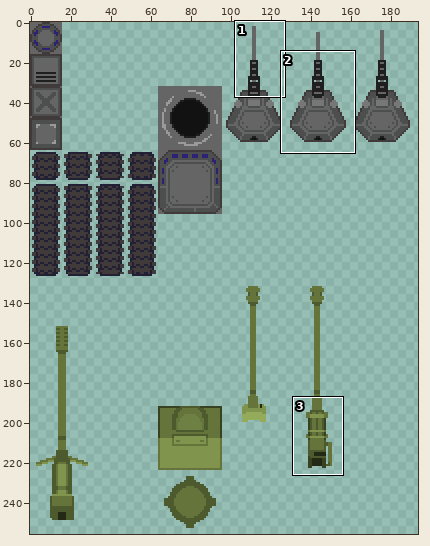
One commit to this sprite sheet: assets/blocks.png. The first picture is a wide view before the edit; the outline marks the close-up.
Close-up. Before the commit:
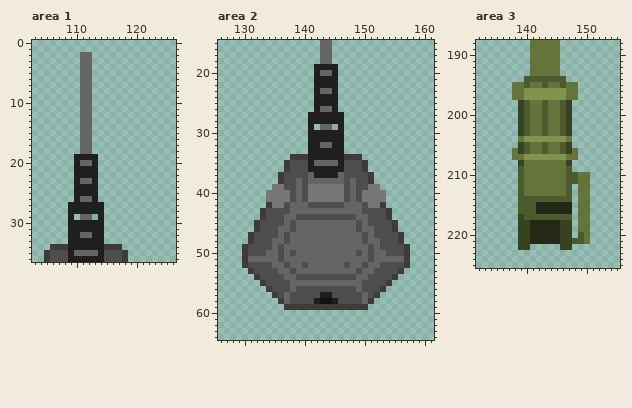
The file is 256x256 pixels. Colours within 5 levels of each other are drawn and written as one. Shown: area 1: x 103..126, y 0..36; area 2: x 126..161, y 15..64; area 3: x 132..155, y 188..225. The wide view leaves out empty margins. The commit also changed other parts of the picture, which this record leaves out.
After the commit:
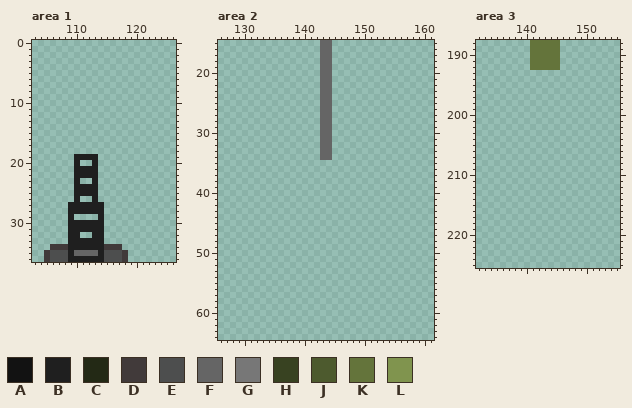
Palette (. is transparent): A #121212  B #1f1f1f  C #232915  D #413a3a  E #4d4e4e  F #656565  G #777777  H #384221  J #4d5a2e  K #64743b  L #80944e
Change:
Area 1:
y 2..18: x 111..112 FF -> ..
y 20: x 111..112 FF -> ..
y 23: x 111..112 FF -> ..
y 26: x 111..112 FF -> ..
y 29: x 111..112 FF -> ..
y 32: x 111..112 FF -> ..
Area 2:
y 19: x 142..145 BBBB -> .FF.
y 20: x 142 B -> .; x 145 B -> .
y 21..22: x 142..145 BBBB -> .FF.
y 23: x 142 B -> .; x 145 B -> .
y 24..25: x 142..145 BBBB -> .FF.
y 26: x 142 B -> .; x 145 B -> .
y 27..28: x 141..146 BBBBBB -> ..FF..
y 29: x 141 B -> .; x 146 B -> .
y 30..31: x 141..146 BBBBBB -> ..FF..
y 32: x 141..142 BB -> ..; x 145..146 BB -> ..
y 33: x 141..146 BBBBBB -> ..FF..
y 34: x 138..149 DDDBBBBBBDDD -> .....FF.....
y 35: x 137..150 DEEEBFFFFBEEED -> ..............
y 36: x 137..150 DEEEBBBBBBEEED -> ..............
y 37: x 136..151 DEEEEFBBBBFEEEED -> ................
y 38: x 136..151 DEEFEFFFFFFEFEED -> ................
y 39: x 135..152 GGEEFEGGGGGGEFEEGG -> ..................
y 40..41: x 134..153 GGGGEFEGGGGGGEFEGGGG -> ....................
y 42: x 134..153 DGGEFFFEEEEEEFFFEGGD -> ....................
y 43: x 133..154 DEEEEFFFFFFFFFFFFEEEED -> ......................
y 44: x 133..154 DEEEFFEEEEEEEEEEFFEEED -> ......................
y 45: x 132..155 DEEEEFEFFFFFFFFFFEFEEEED -> ........................
y 46: x 132..155 DEEEFFEFFFFFFFFFFEFFEEED -> ........................
y 47: x 131..156 DEEEEFEFFFFFFFFFFFFEFEEEED -> ..........................
y 48: x 131..156 DEEEFFEFFFFFFFFFFFFEFFEEED -> ..........................
y 49: x 130..157 DEEEEFEFFFFFFFFFFFFFFEFEEEED -> ............................
y 50: x 130..157 DEEEFFEFEFFFFFFFFFFEFEFFEEED -> ............................
y 51: x 130..157 DFFFFFEFFFFFFFFFFFFFFEFFFFFD -> ............................
y 52: x 130..157 DEEEEFFEFFEFFFFFFEFFEFFEEEED -> ............................
y 53: x 131..156 DEEEEFFEFFFFFFFFFFEFFEEEED -> ..........................
y 54: x 132..155 DEEEEFFEEEEEEEEEEFFEEEED -> ........................
y 55: x 133..154 DEEEEFFFFFFFFFFFFEEEED -> ......................
y 56: x 134..153 DEEEFEEEEEEEEEEFEEED -> ....................
y 57: x 135..152 DEFEEEEEBBEEEEEFED -> ..................
y 58: x 136..151 DFEEEEBAABEEEEFD -> ................
y 59: x 137..150 DDDDDDDDDDDDDD -> ..............
Area 3:
y 193: x 141..145 KKKKK -> .....
y 194: x 140..146 JJJJJJJ -> .......
y 195: x 138..148 KKJKKJKKJKK -> ...........
y 196..197: x 138..148 KKLLLLLLLKK -> ...........
y 198..203: x 139..147 HJKKJKKJH -> .........
y 204: x 139..147 KLLLLLLLK -> .........
y 205: x 139..147 HJKKJKKJH -> .........
y 206: x 138..148 KHJKKJKKJHK -> ...........
y 207: x 138..148 KKLLLLLLLKK -> ...........
y 208: x 139..147 HKKKKKKKH -> .........
y 209: x 139..147 JKKKKKKKJ -> .........
y 210..211: x 139..150 JKKKKKKKJJKK -> ............
y 212..213: x 139..147 JKKKKKKKJ -> .........; x 149..150 KK -> ..
y 214: x 139..147 JJJJJJJJJ -> .........; x 149..150 KK -> ..
y 215..216: x 139..147 JJJCCCCCC -> .........; x 149..150 KK -> ..
y 217: x 139..147 HJJJJJJJJ -> .........; x 149..150 KK -> ..
y 218..219: x 139..147 HHCCCCCHH -> .........; x 149..150 KK -> ..
y 220: x 139..147 HHCCCCCHH -> .........; x 149..150 JK -> ..
y 221: x 139..150 HHCCCCCHHJJK -> ............
y 222: x 139..140 HH -> ..; x 146..147 HH -> ..
Pixel boxes of the changes (left, top, right, bottom) in both close-ups:
erased: (80, 52, 92, 238)
changed: (242, 64, 410, 310)
erased: (512, 70, 590, 250)
